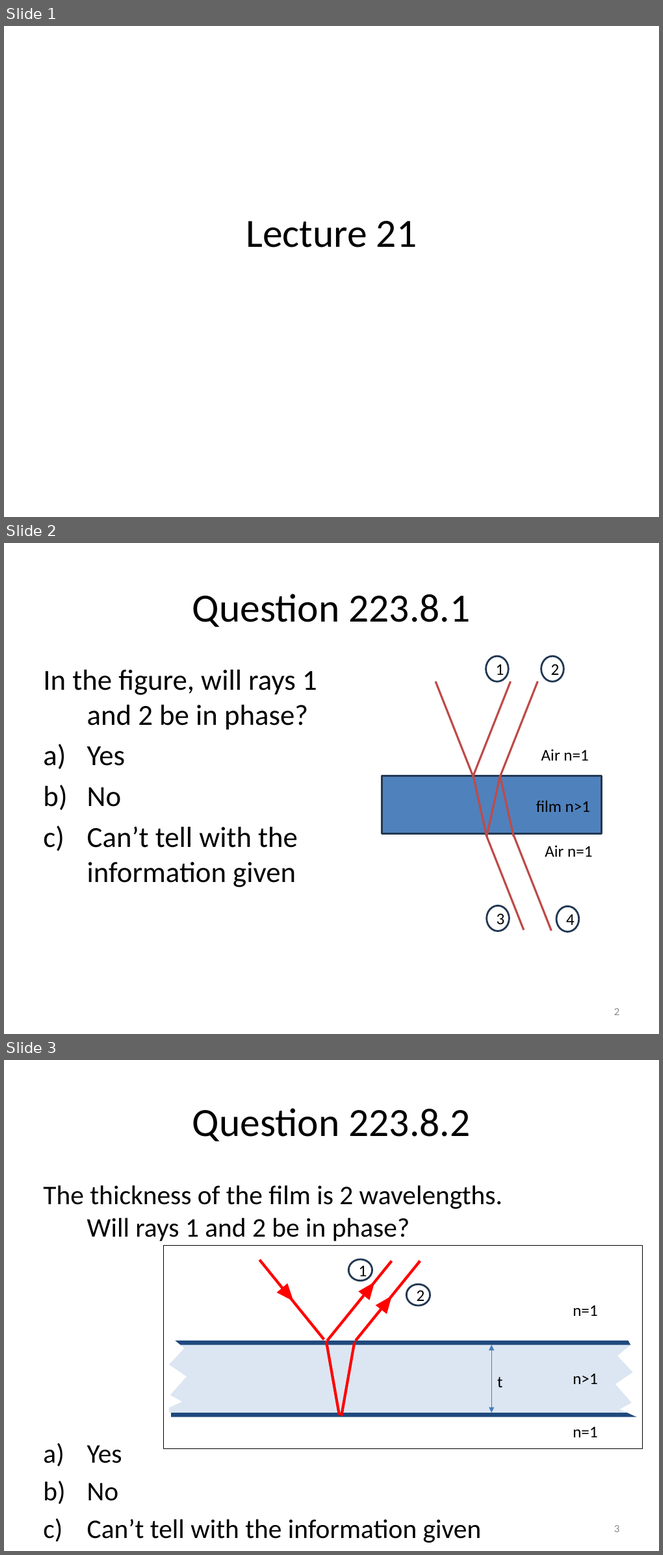
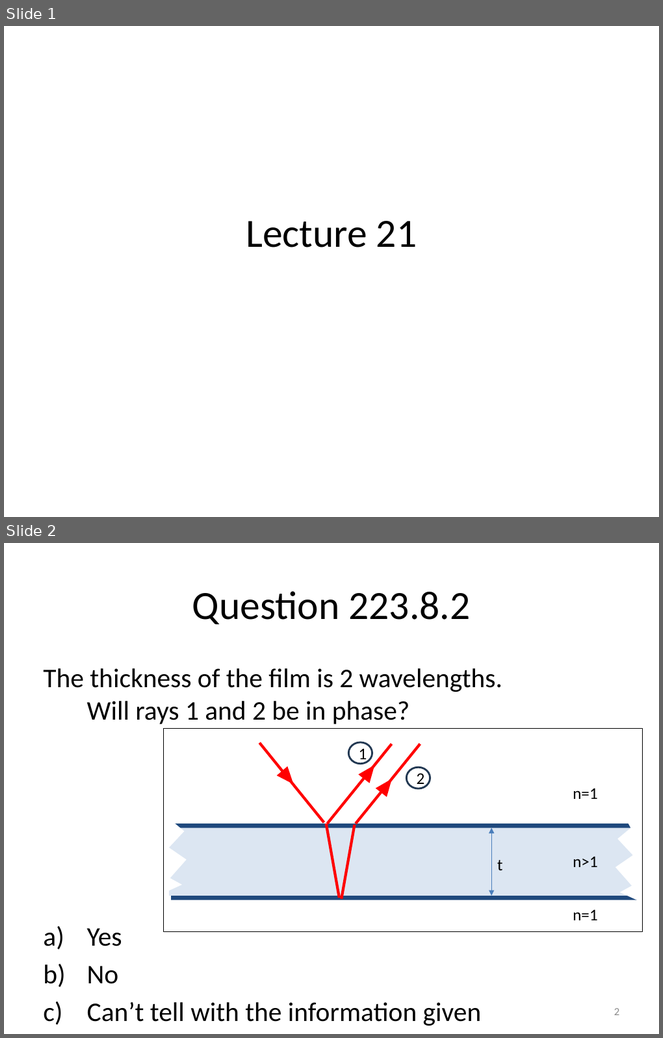
Before and after one commit to rtlines/Introductory-Physics-II, a slide deck: Lecture_Slides/PH 123 Lecture 21.pptx. Shown one above the other, each under a label of ours: slides 1, 2 and 3 before the commit, slides 1 and 2 after it. The pictures are 663x1555 and 663x1038 pixels, drawn with LibreOffice and Linux fonts; fonts in the diff are those of the drawing. Boxes give left, top, right and bottom in pixels: in the first picture for what was removed or moved away, otherwise in the second. Text is boxed around its words. In the diff, an @@ line names an element or a change of style, - is before the commit and + after.

```diff
--- a/Lecture_Slides/PH 123 Lecture 21.pptx
+++ b/Lecture_Slides/PH 123 Lecture 21.pptx
@@ slide 2 removed at [4, 543, 659, 1034], background #FFFFFF @@
@@ title removed at [192, 594, 470, 627] @@
-Question 223.8.1
@@ ellipse removed at [486, 656, 508, 682] @@
-1
@@ ellipse removed at [542, 656, 564, 682] @@
-2
@@ text removed at [43, 670, 317, 887] @@
-In the figure, will rays 1 and 2 be in phase?
-a) Yes
-b) No
-c) Can’t tell with the information given
@@ line removed from (474, 778) to (436, 681) @@
@@ line removed from (473, 778) to (510, 681) @@
@@ line removed from (500, 778) to (538, 681) @@
@@ text removed at [542, 749, 589, 761] @@
-Air n=1
@@ rectangle removed at [382, 776, 602, 834] @@
@@ line removed from (473, 774) to (486, 835) @@
@@ line removed from (501, 775) to (487, 837) @@
@@ line removed from (500, 775) to (514, 837) @@
@@ text removed at [536, 800, 591, 812] @@
-film n>1
@@ line removed from (523, 930) to (486, 835) @@
@@ line removed from (552, 931) to (514, 835) @@
@@ text removed at [545, 845, 593, 857] @@
-Air n=1
@@ ellipse removed at [487, 906, 509, 932] @@
-3
@@ ellipse removed at [556, 906, 579, 932] @@
-4
@@ page number removed at [614, 1008, 620, 1016] @@
-2
@@ what was slide 3 is now slide 2 @@
@@ page number at [614, 1008, 620, 1016]: text changed @@
-3
+2
```
Also in this commit, not shown: 31 other files.
